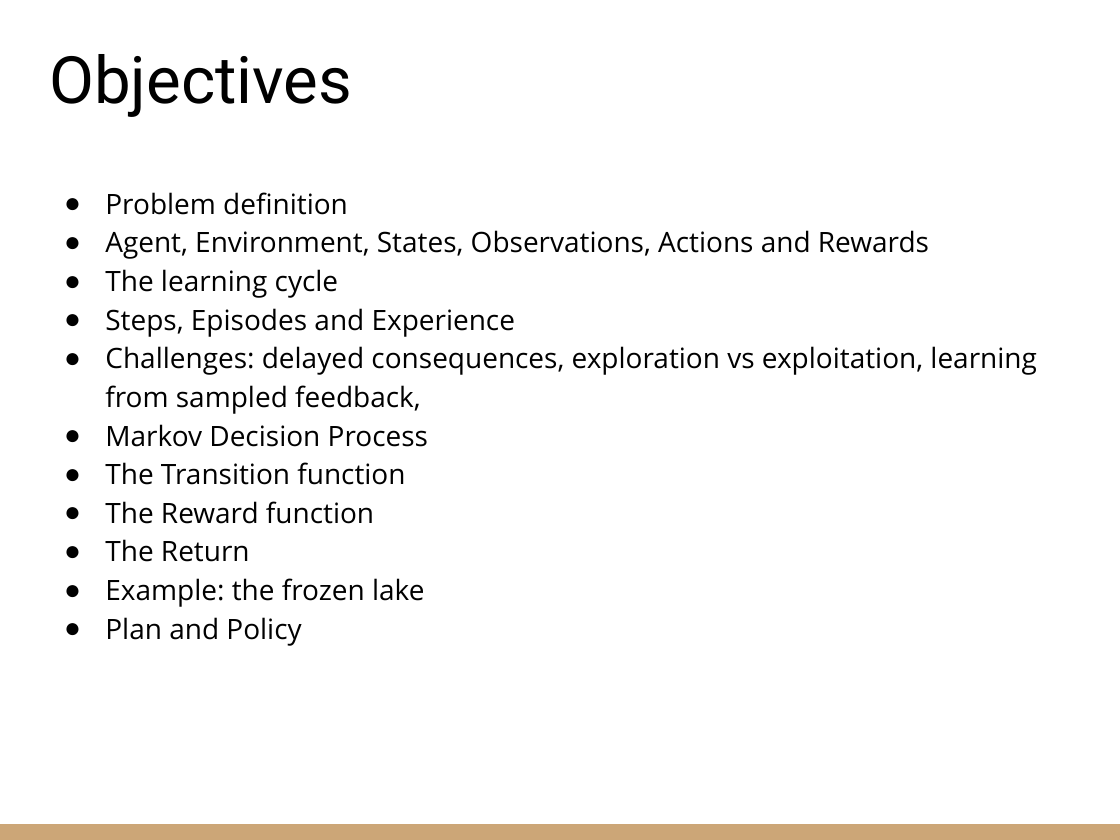
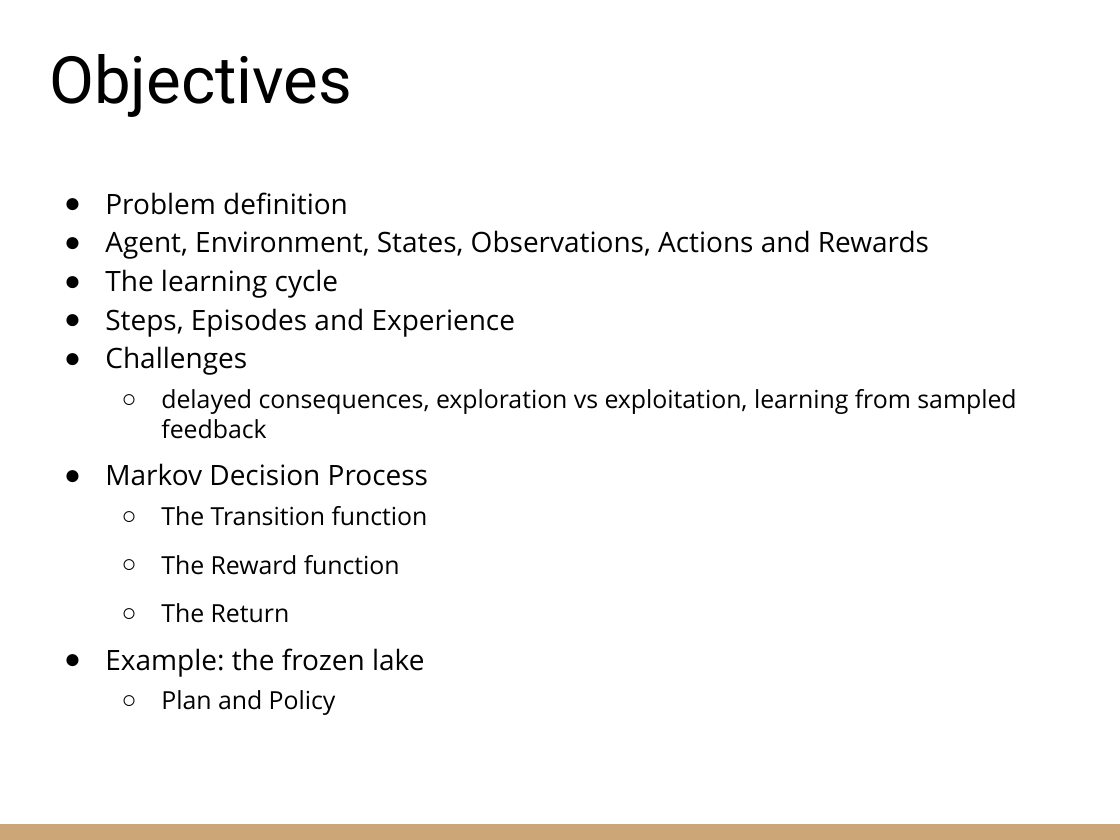
Before and after one commit to riccardoberta/reinforcement-learning, a slide deck: slide 2 of 02 - The RL Problem/slides.pptx. Drawn at 1120x840 pixels with LibreOffice and Linux fonts; fonts in the diff are those of the drawing. Boxes give left, top, right and bottom in pixels: in the first picture for what was removed or moved away, otherwise in the second. Text is boxed around its words. In the diff, an @@ line names an element or a change of style, - is before the commit and + after.

```diff
--- a/02 - The RL Problem/slides.pptx
+++ b/02 - The RL Problem/slides.pptx
@@ text at [105, 346, 1016, 439]: text changed; size 18 to 16 pt @@
-● Challenges: delayed consequences, exploration vs exploitation, learning from sampled feedback,
+● Challenges
+  ○ delayed consequences, exploration vs exploitation, learning from sampled feedback
@@ text at [161, 506, 428, 715]: size 18 to 16 pt in "The Transition function", "The Reward function", "The Return", "Plan and Policy"; bullet ● to ○; list level 1 to 2 in "The Transition function"; line spacing 1.15 to 1; list level 1 to 2 in "The Reward function"; list level 1 to 2 in "The Return"; list level 1 to 2 in "Plan and Policy" @@
```
Also in this commit, not shown: 11 other slides changed, 10 slides added, 7 slides removed, 1 other file.
